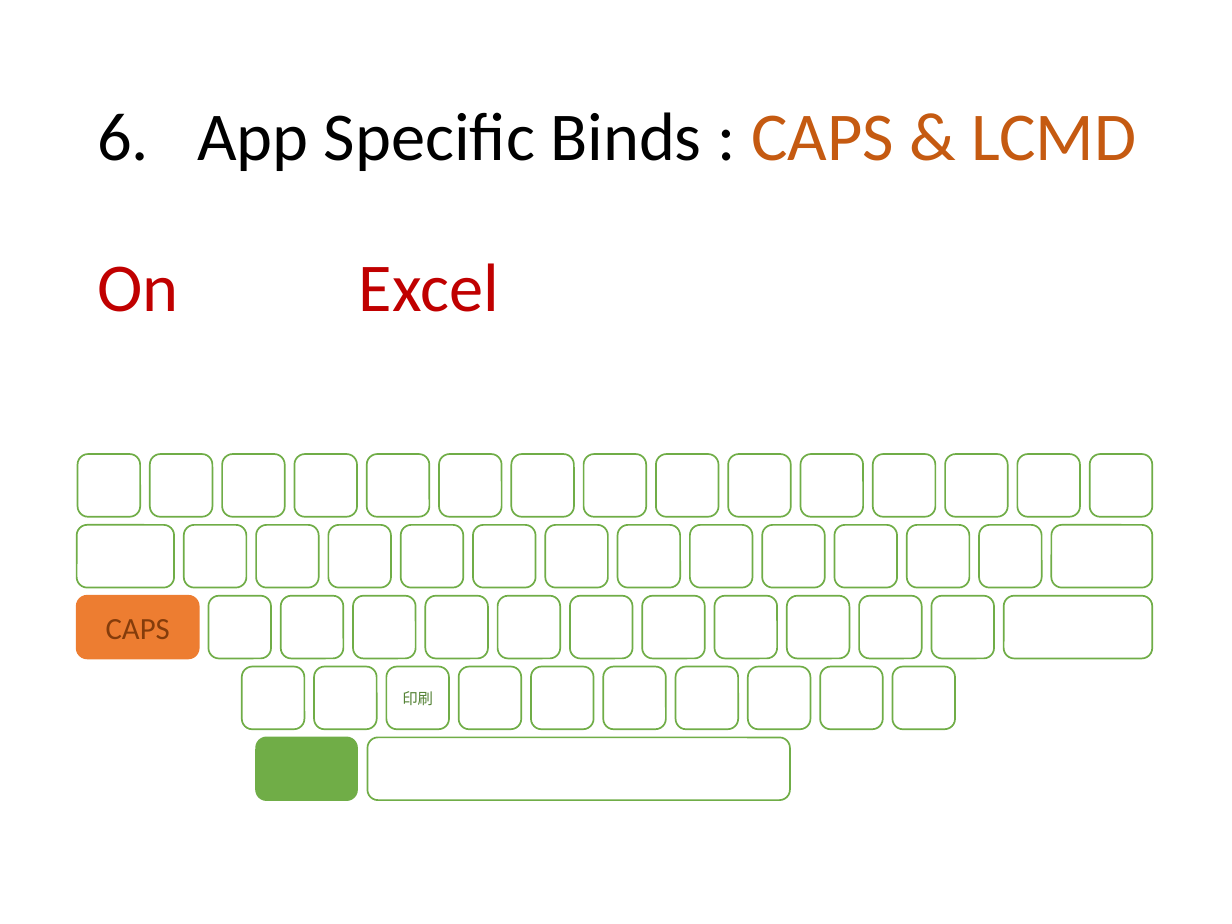
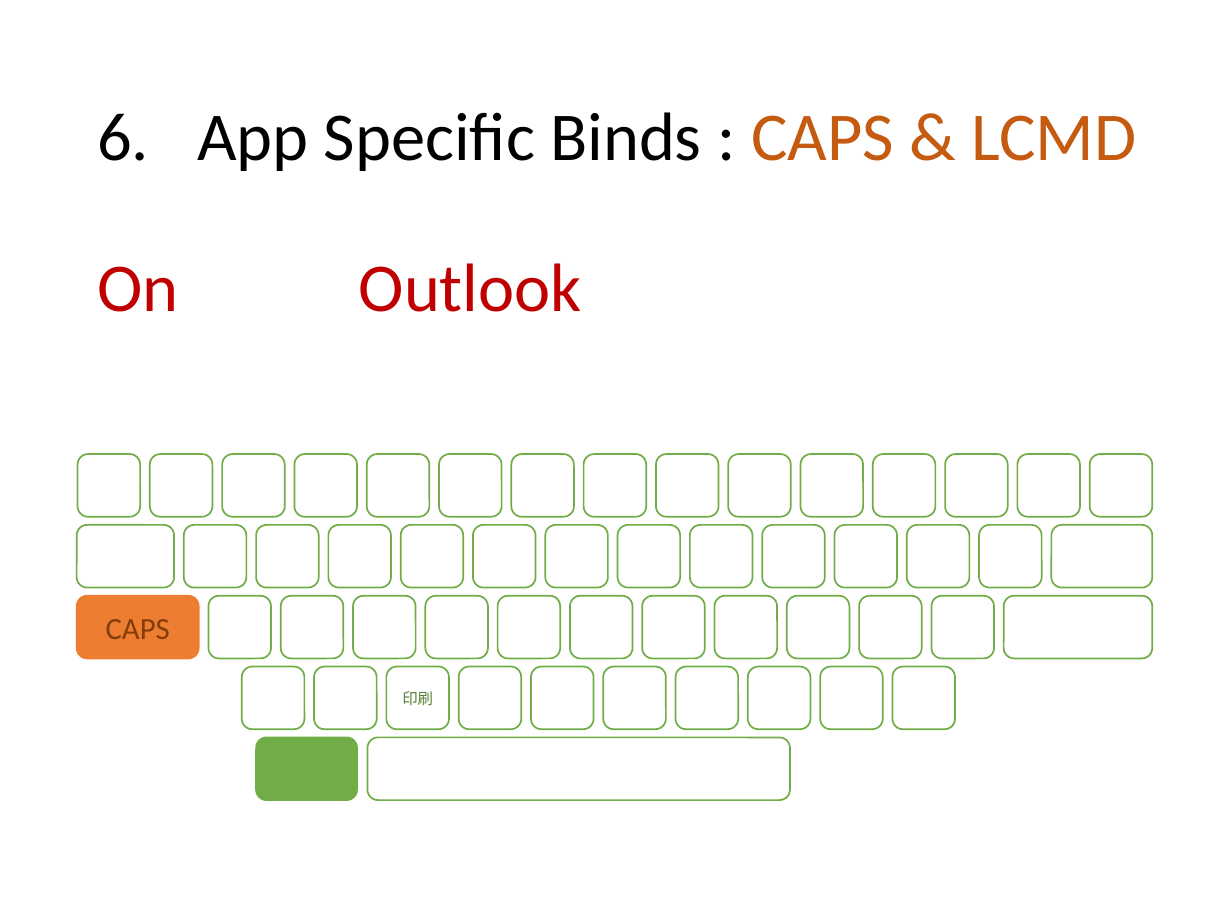
Before and after one commit to ittooo66/myAHK, a slide deck: slide 16 of MANUAL.pptx (slide 15 before the commit). Drawn at 1232x924 pixels with LibreOffice and Linux fonts; fonts in the diff are those of the drawing. Boxes give left, top, right and bottom in pixels: in the first picture for what was removed or moved away, otherwise in the second. Text is boxed around its words. In the diff, an @@ line names an element or a change of style, - is before the commit and + after.

```diff
--- a/MANUAL.pptx
+++ b/MANUAL.pptx
@@ text at [97, 263, 582, 312]: text changed @@
-On Excel
+On Outlook
```
Also in this commit, not shown: 2 other slides changed, 1 slide added, 1 slide removed.
